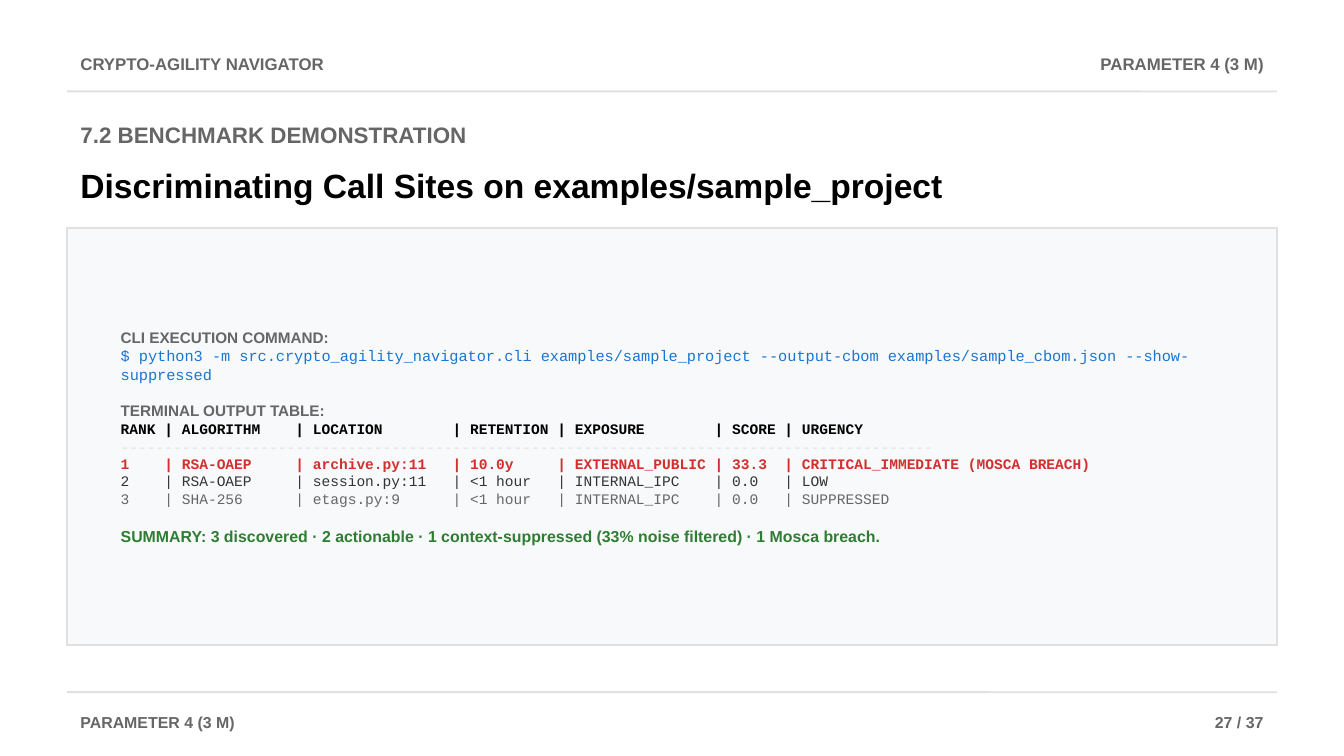
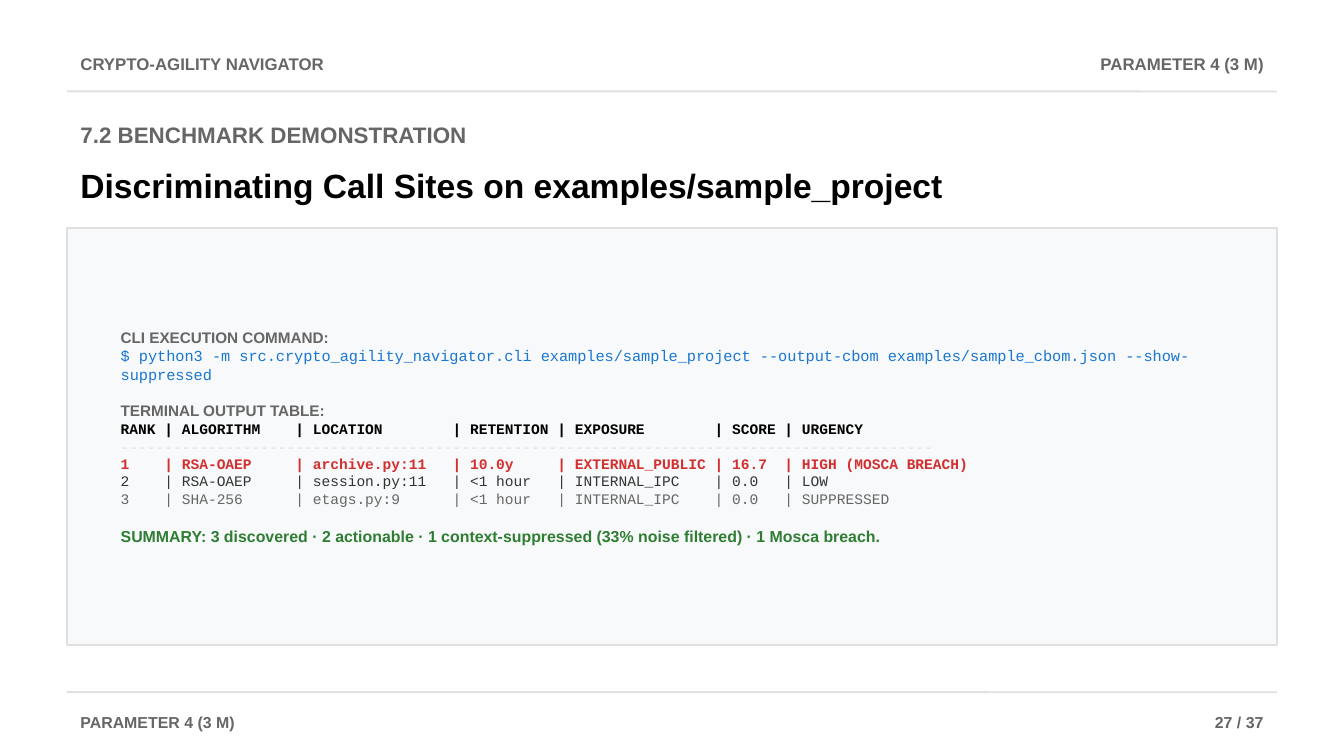
Before and after one commit to AviDhandhania/IDP-Project, a slide deck: slide 27 of docs/presentations/Crypto-Agility_Navigator_Review2.pptx. Drawn at 1344x756 pixels with LibreOffice and Linux fonts; fonts in the diff are those of the drawing. Boxes give left, top, right and bottom in pixels: in the first picture for what was removed or moved away, otherwise in the second. Text is boxed around its words. In the diff, an @@ line names an element or a change of style, - is before the commit and + after.

Commit message:
fix: revert CLI score in PPT generator to 16.7 to strictly match user provided MD file

```diff
--- a/docs/presentations/Crypto-Agility_Navigator_Review2.pptx
+++ b/docs/presentations/Crypto-Agility_Navigator_Review2.pptx
@@ text at (121,332,1189,546): text changed @@
-CLI EXECUTION COMMAND:
-$ python3 -m src.crypto_agility_navigator.cli examples/sample_project --output-cbom examples/sample_cbom.json --show-suppressed
-TERMINAL OUTPUT TABLE:
-RANK | ALGORITHM | LOCATION | RETENTION | EXPOSURE | SCORE | URGENCY
----------------------------------------------------------------------------------------------
-1 | RSA-OAEP | archive.py:11 | 10.0y | EXTERNAL_PUBLIC | 33.3 | CRITICAL_IMMEDIATE (MOSCA BREACH)
-2 | RSA-OAEP | session.py:11 | <1 hour | INTERNAL_IPC | 0.0 | LOW
-3 | SHA-256 | etags.py:9 | <1 hour | INTERNAL_IPC | 0.0 | SUPPRESSED
-SUMMARY: 3 discovered · 2 actionable · 1 context-suppressed (33% noise filtered) · 1 Mosca breach.
+CLI EXECUTION COMMAND:
+$ python3 -m src.crypto_agility_navigator.cli examples/sample_project --output-cbom examples/sample_cbom.json --show-suppressed
+TERMINAL OUTPUT TABLE:
+RANK | ALGORITHM | LOCATION | RETENTION | EXPOSURE | SCORE | URGENCY
+---------------------------------------------------------------------------------------------
+1 | RSA-OAEP | archive.py:11 | 10.0y | EXTERNAL_PUBLIC | 16.7 | HIGH (MOSCA BREACH)
+2 | RSA-OAEP | session.py:11 | <1 hour | INTERNAL_IPC | 0.0 | LOW
+3 | SHA-256 | etags.py:9 | <1 hour | INTERNAL_IPC | 0.0 | SUPPRESSED
+SUMMARY: 3 discovered · 2 actionable · 1 context-suppressed (33% noise filtered) · 1 Mosca breach.
```
Also in this commit, not shown: 1 other file.
